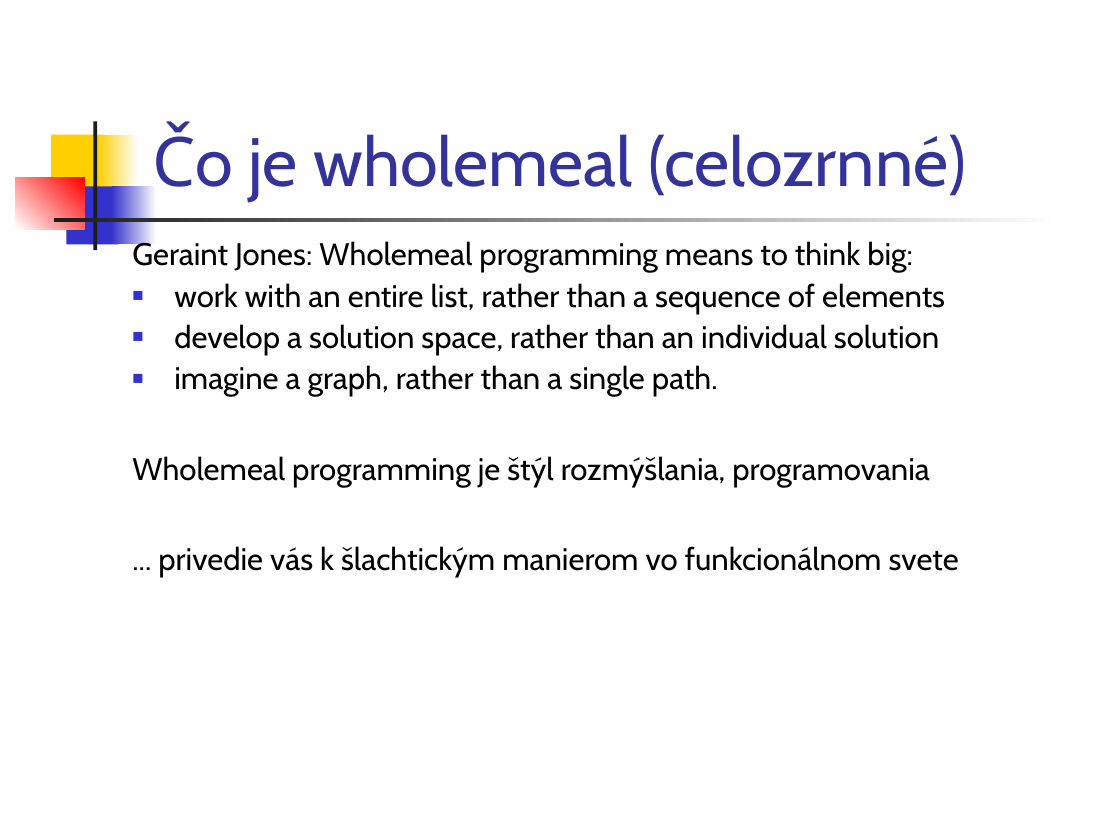
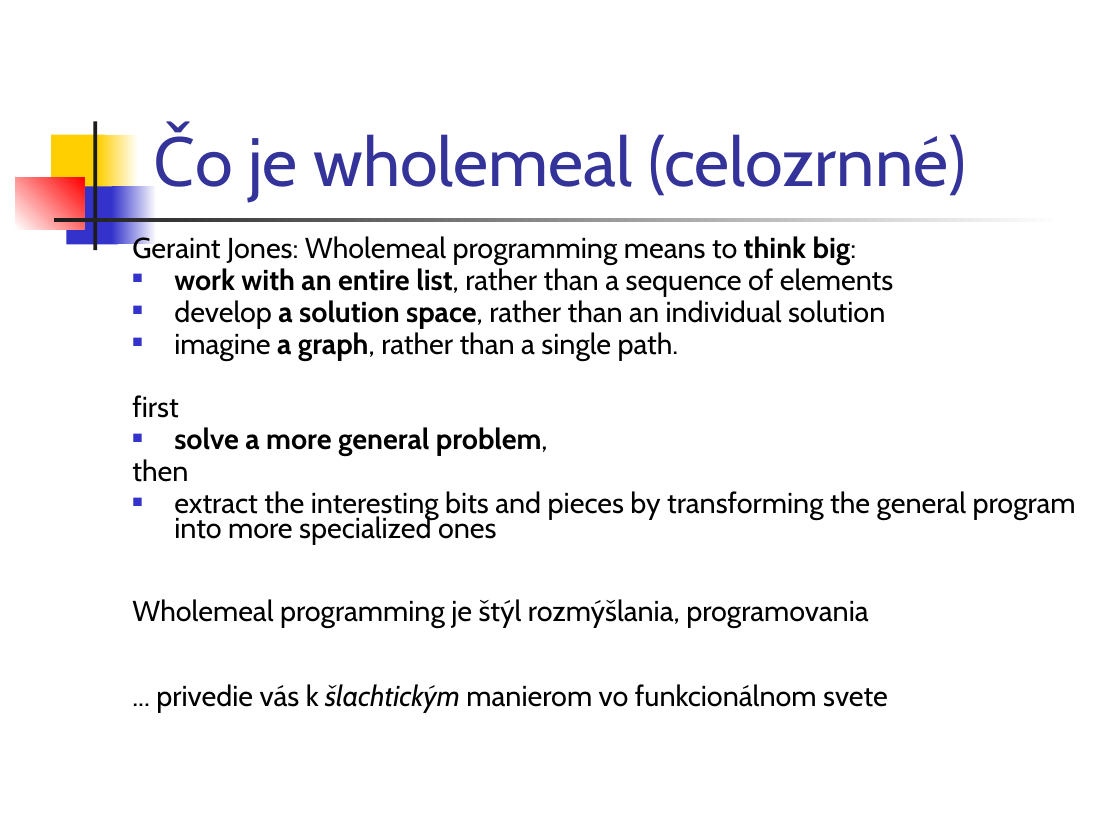
Before and after one commit to Funkcionalne/Prednasky, a slide deck: slide 2 of 03/03_fpro.ppt. Drawn at 1120x840 pixels with LibreOffice and Linux fonts; fonts in the diff are those of the drawing. Boxes give left, top, right and bottom in pixels: in the first picture for what was removed or moved away, otherwise in the second. Text is boxed around its words. In the diff, an @@ line names an element or a change of style, - is before the commit and + after.

```diff
--- a/03/03_fpro.ppt
+++ b/03/03_fpro.ppt
@@ text at [132, 233, 894, 713]: size 20 to 18.5 pt in "Geraint Jones: Wholemeal programming means to think ...", "work with an entire list, rather than ...", "develop a solution space, rather than an ...", "imagine a graph, rather than a single ..." and 2 more places; bold on in "think big:", "work with an entire list,", "a solution space,", "a graph,"; italic on in "šlachtickým"; line spacing 0.9 to 0.7 @@
@@ text at [132, 395, 1076, 544]: paragraphs added @@
+first
+■ solve a more general problem,
+then
+■ extract the interesting bits and pieces by transforming the general program into more specialized ones
```
Also in this commit, not shown: 11 other slides changed, 3 slides added, 4 other files.
